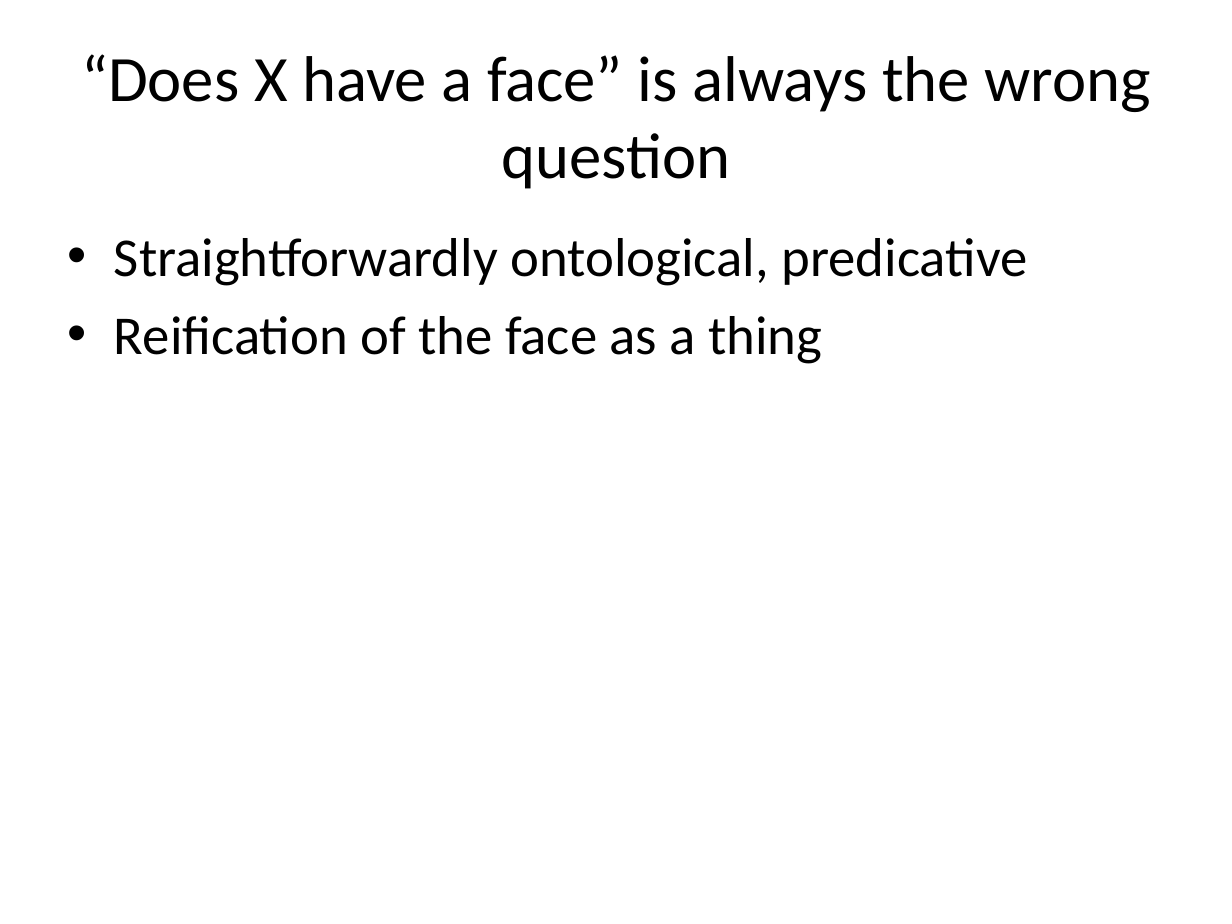
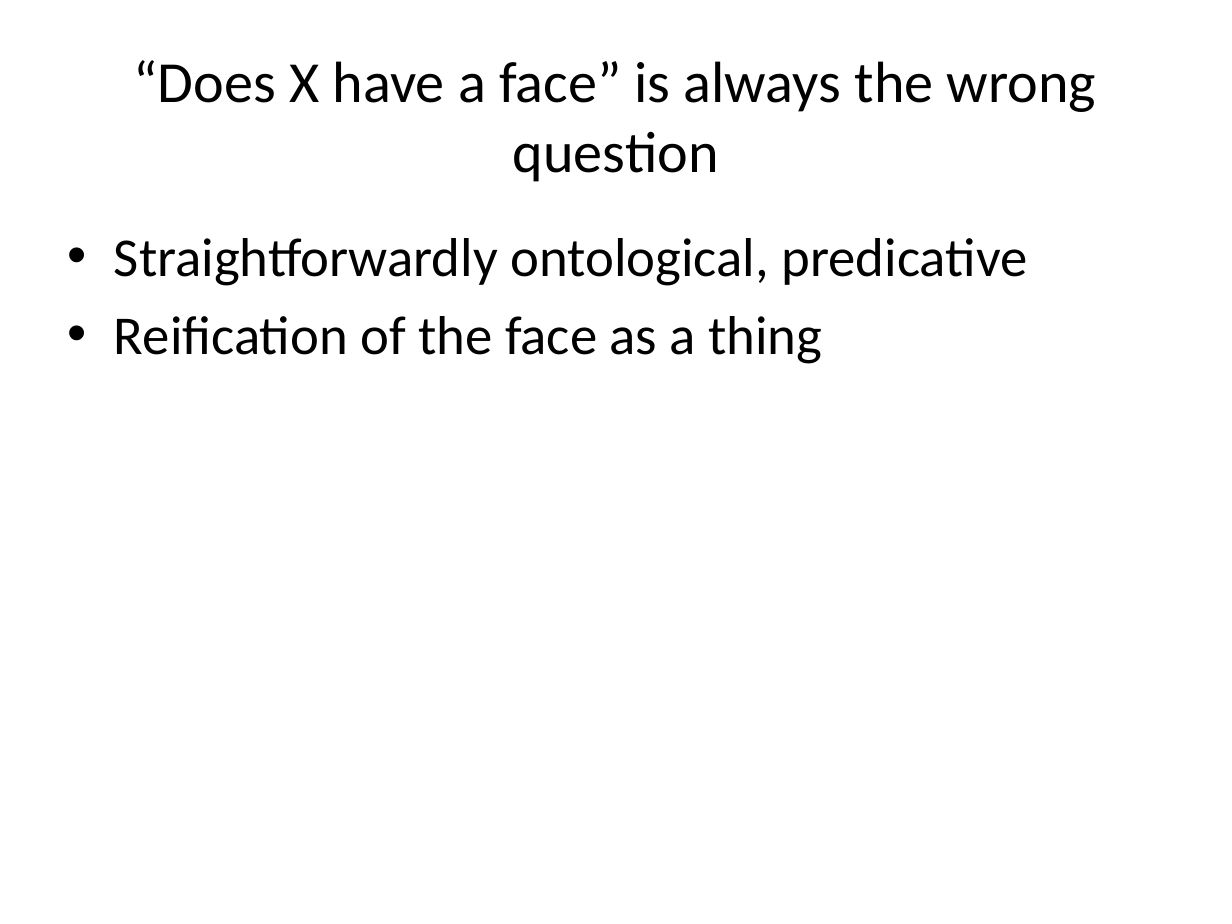
Before and after one commit to mcverter/Dissertation, a slide deck: slide 3 of work/00_NEWEST/KaunsasSol/KaunsasPresentation.pptx. Drawn at 1232x924 pixels with LibreOffice and Linux fonts; fonts in the diff are those of the drawing. Boxes give left, top, right and bottom in pixels: in the first picture for what was removed or moved away, otherwise in the second. Text is boxed around its words. In the diff, an @@ line names an element or a change of style, - is before the commit and + after.

```diff
--- a/work/00_NEWEST/KaunsasSol/KaunsasPresentation.pptx
+++ b/work/00_NEWEST/KaunsasSol/KaunsasPresentation.pptx
@@ title "“Does X have a face” ..." at [134, 60, 1097, 182]: size 37.8 to 34 pt @@
```
Also in this commit, not shown: 4 other slides changed, 1 slide added, 7 other files.
